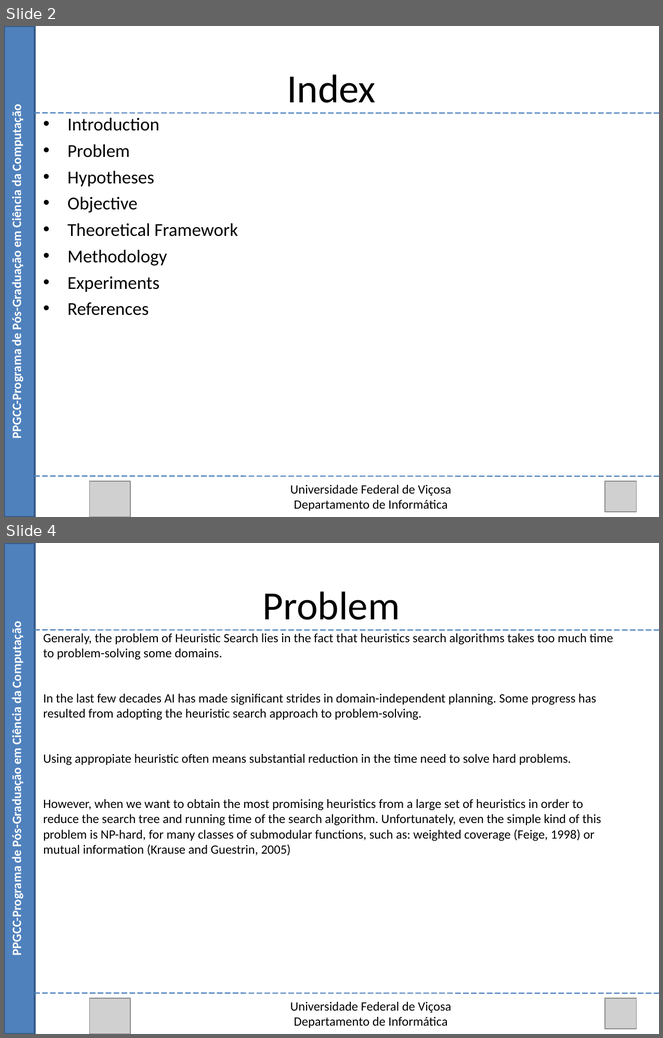
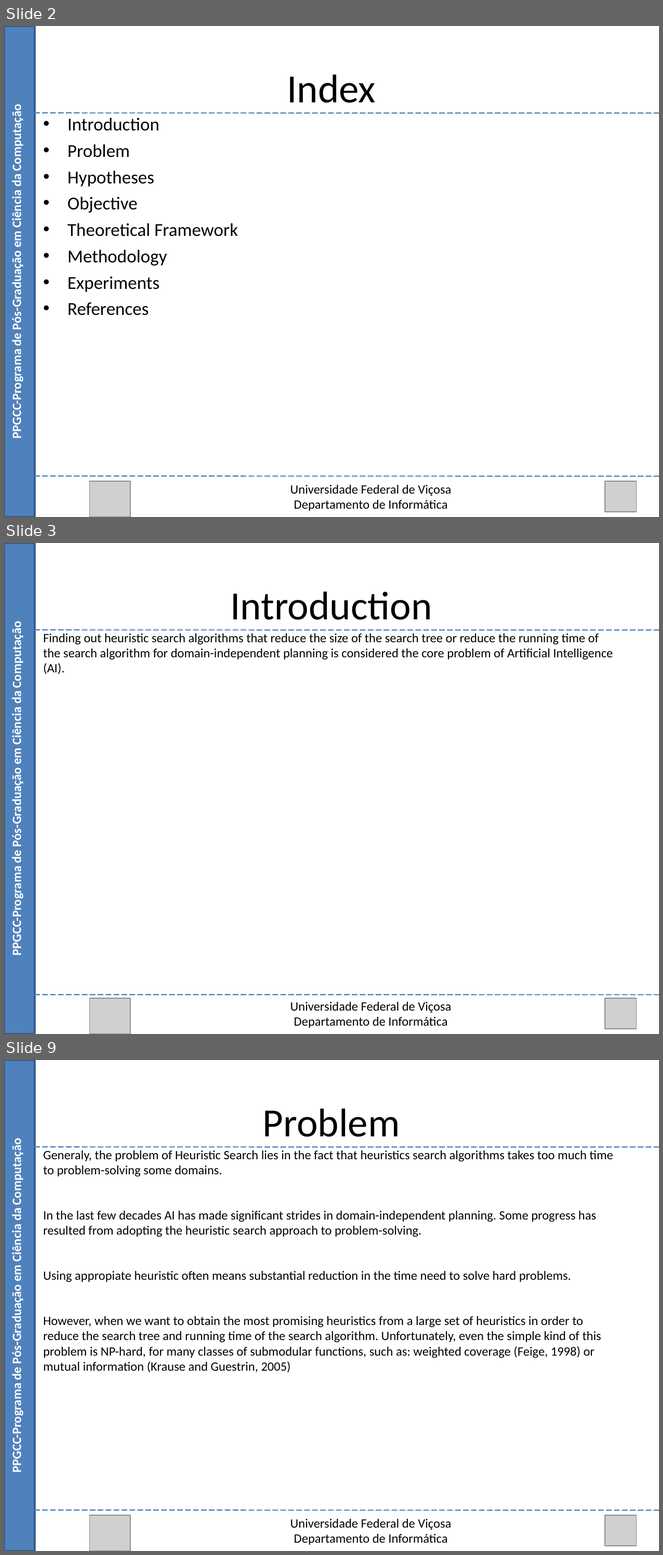
Before and after one commit to Marvinsky/research-marvin, a slide deck: latex/odp/selection heuristics.odp. Shown one above the other, each under a label of ours: slides 2 and 4 before the commit, slides 2, 3 and 9 after it; the slides between them are not shown. The pictures are 663x1038 and 663x1555 pixels, drawn with LibreOffice and Linux fonts; fonts in the diff are those of the drawing; grey boxes stand for pictures. Boxes give left, top, right and bottom in pixels: in the first picture for what was removed or moved away, otherwise in the second. Text is boxed around its words. In the diff, an @@ line names an element or a change of style, - is before the commit and + after.

```diff
--- a/latex/odp/selection heuristics.odp
+++ b/latex/odp/selection heuristics.odp
@@ slide 3 added at <box>4,543,659,1034</box>, background #FFFFFF @@
@@ rectangle added at <box>4,543,35,1034</box>, fill #4F81BD, outline #385D8A 2.01 pt @@
@@ text added at <box>230,591,432,620</box>, 44 pt, text #000000 @@
+Introduction
@@ text added at <box>9,628,25,954</box>, 14 pt, text #FFFFFF, bold @@
+PPGCC-Programa de Pós-Graduação em Ciência da Computação
@@ line added from (35, 630) to (659, 630), #4A7EBB 1.25 pt @@
@@ text added at <box>43,633,613,675</box>, 14 pt, text #000000 @@
+Finding out heuristic search algorithms that reduce the size of the search tree or reduce the running time of the search algorithm for domain-independent planning is considered the core problem of Artificial Intelligence (AI).
@@ line added from (35, 995) to (659, 995), #4A7EBB 1.25 pt @@
@@ picture added at <box>89,999,130,1034</box> @@
@@ text added at <box>291,1002,451,1028</box>, 14 pt, text #000000 @@
+Universidade Federal de Viçosa
+Departamento de Informática
@@ picture added at <box>605,999,636,1029</box> @@
@@ what was slide 4 is now slide 9 @@
```
Also in this commit, not shown: 4 slides changed, 4 other slides added, 3 other files.
